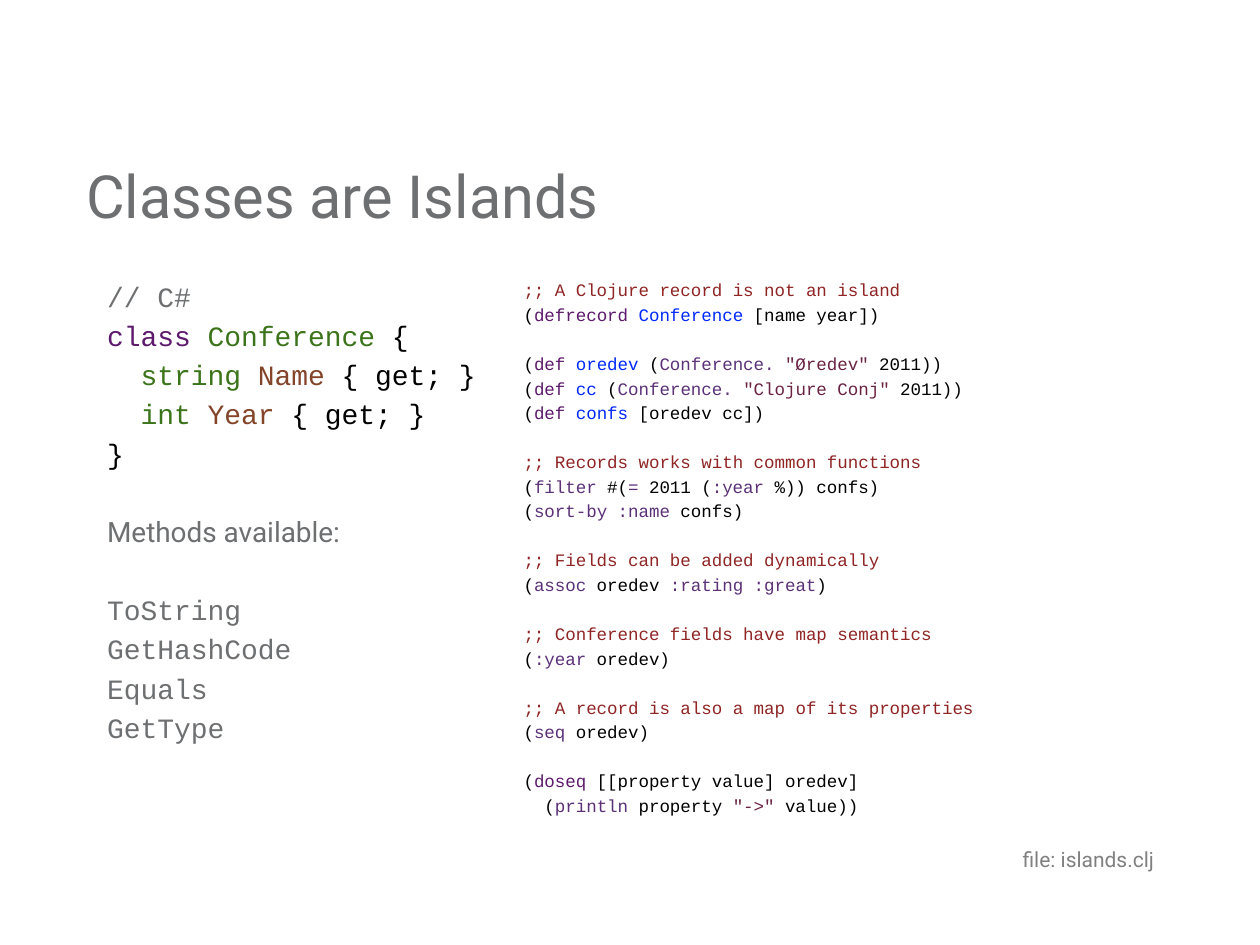
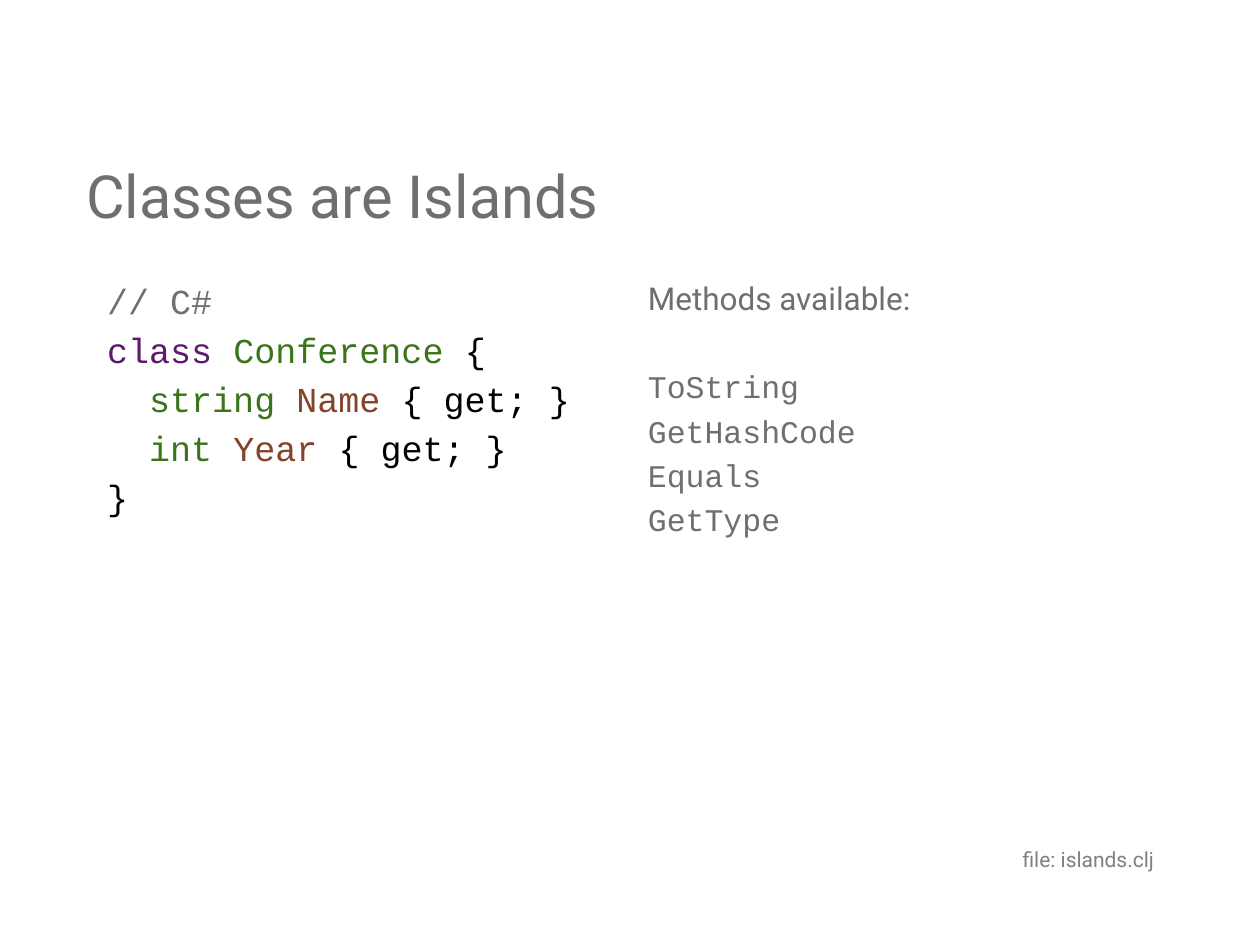
Before and after one commit to mjul/top-10-clojure-oredev-2011, a slide deck: slide 26 of Top Things to Learn From Clojure.pptx. Drawn at 1260x945 pixels with LibreOffice and Linux fonts; fonts in the diff are those of the drawing; background and template pictures are left out. Boxes give left, top, right and bottom in pixels: in the first picture for what was removed or moved away, otherwise in the second. Text is boxed around its words. In the diff, an @@ line names an element or a change of style, - is before the commit and + after.

```diff
--- a/Top Things to Learn From Clojure.pptx
+++ b/Top Things to Learn From Clojure.pptx
@@ text "// C#" at <box>107,290,528,469</box>: size 16 to 20 pt @@
@@ text removed at <box>524,284,974,816</box> @@
-;; A Clojure record is not an island
-(defrecord Conference [name year])
-(def oredev (Conference. "Øredev" 2011))
-(def cc (Conference. "Clojure Conj" 2011))
-(def confs [oredev cc])
-;; Records works with common functions
-(filter #(= 2011 (:year %)) confs)
-(sort-by :name confs)
-;; Fields can be added dynamically
-(assoc oredev :rating :great)
-;; Conference fields have map semantics
-(:year oredev)
-;; A record is also a map of its properties
-(seq oredev)
-(doseq [[property value] oredev]
-(println property "->" value))
@@ text added at <box>648,286,910,538</box>, 18 pt, text #6D6F71 @@
+Methods available:
+ToString
+GetHashCode
+Equals
+GetType
@@ text at <box>107,521,340,744</box>: paragraphs removed @@
-Methods available:
-ToString
-GetHashCode
-Equals
-GetType
```
Also in this commit, not shown: 8 other slides changed, 2 slides added, 6 slides removed, 4 other files.
